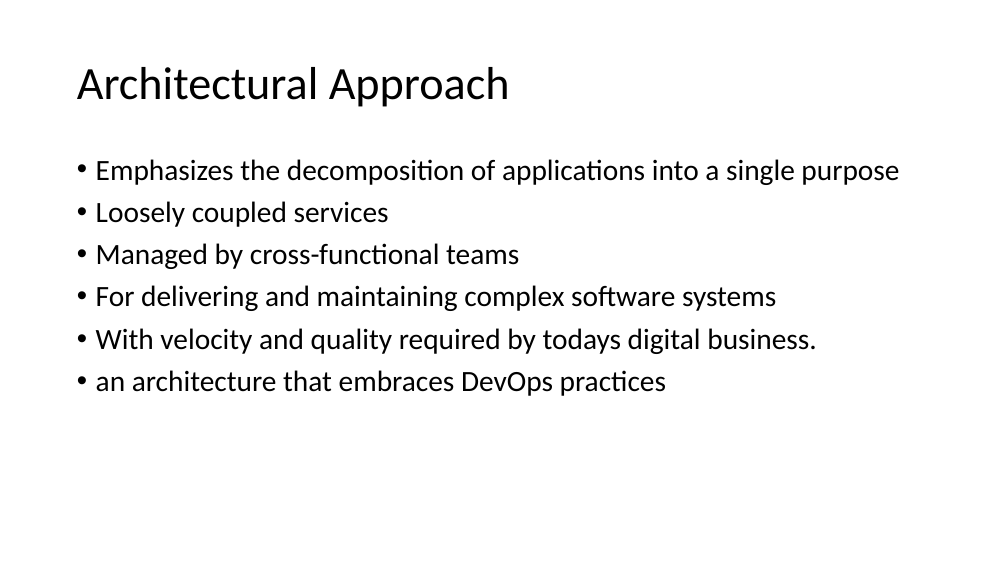
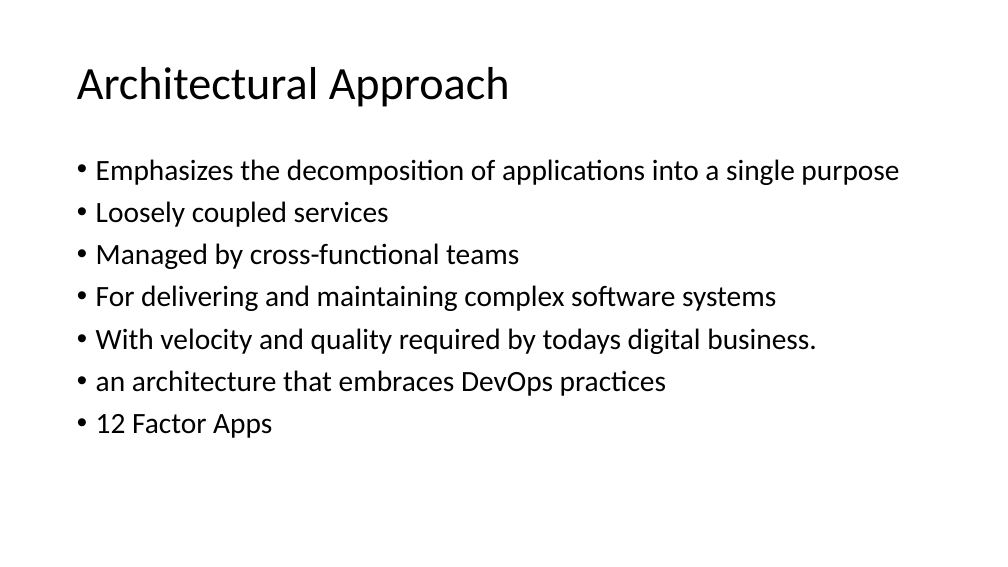
Before and after one commit to bobwares/training, a slide deck: slide 2 of presentations/Micro Services.pptx. Drawn at 1008x567 pixels with LibreOffice and Linux fonts; fonts in the diff are those of the drawing. Boxes give left, top, right and bottom in pixels: in the first picture for what was removed or moved away, otherwise in the second. Text is boxed around its words. In the diff, an @@ line names an element or a change of style, - is before the commit and + after.

```diff
--- a/presentations/Micro Services.pptx
+++ b/presentations/Micro Services.pptx
@@ text at [96, 414, 272, 438]: paragraph added @@
+• 12 Factor Apps
```
Also in this commit, not shown: 1 other slide changed, 5 other files.
